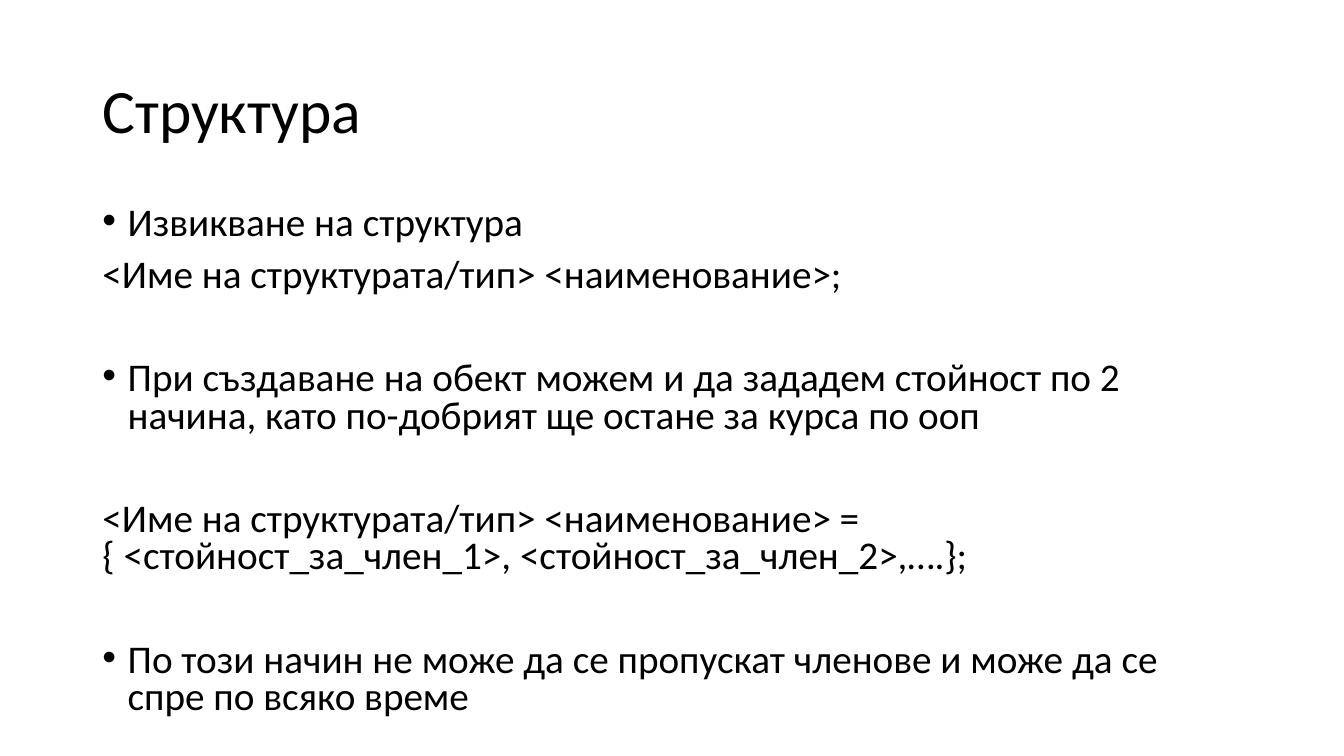
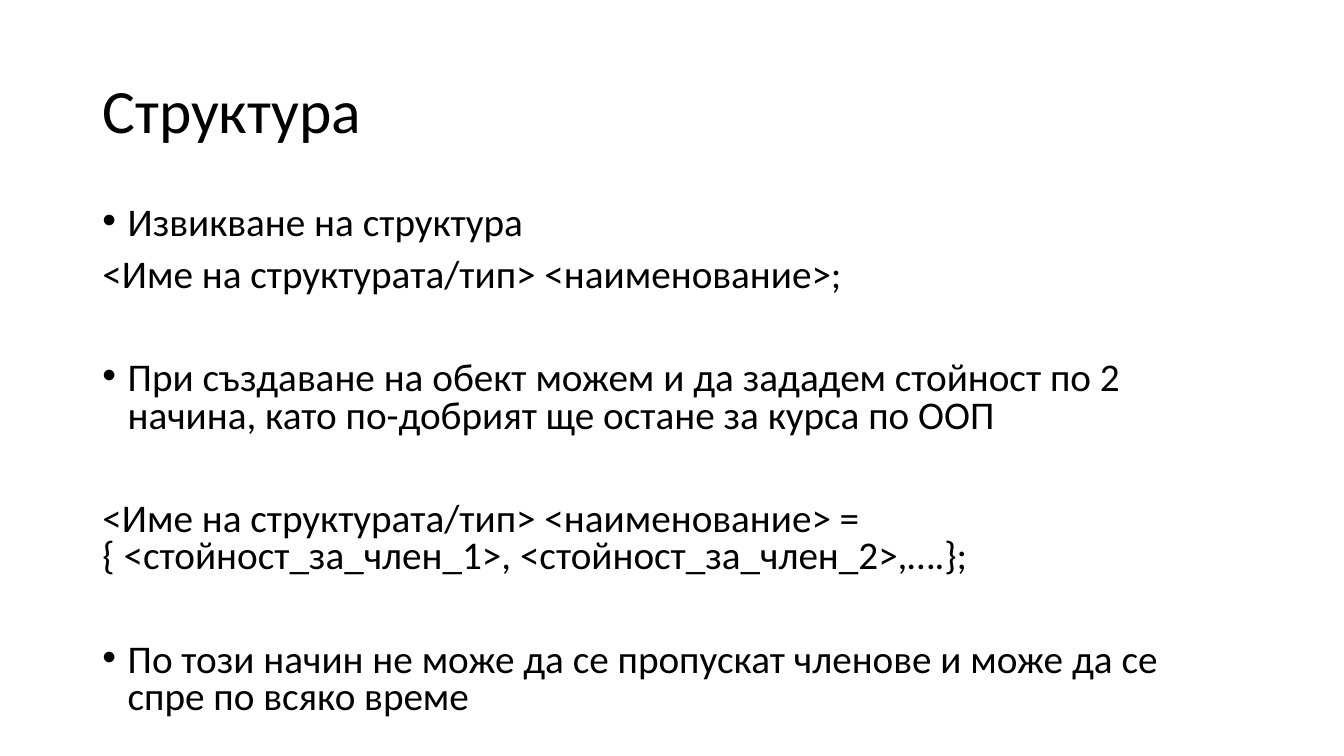
Before and after one commit to Mapmo/Uni-CPP, a slide deck: slide 79 of Introducing To Programming Materials/Consultation 3/Consultation3.pptx (slide 78 before the commit). Drawn at 1344x756 pixels with LibreOffice and Linux fonts; fonts in the diff are those of the drawing. Boxes give left, top, right and bottom in pixels: in the first picture for what was removed or moved away, otherwise in the second. Text is boxed around its words. In the diff, an @@ line names an element or a change of style, - is before the commit and + after.

```diff
--- a/Introducing To Programming Materials/Consultation 3/Consultation3.pptx
+++ b/Introducing To Programming Materials/Consultation 3/Consultation3.pptx
@@ text at (128, 364, 1120, 436): text changed @@
-• При създаване на обект можем и да зададем стойност по 2 начина, като по-добрият ще остане за курса по ооп
+• При създаване на обект можем и да зададем стойност по 2 начина, като по-добрият ще остане за курса по ООП
```
Also in this commit, not shown: 10 other slides changed, 1 slide added, 1 slide removed, 1 other file.
